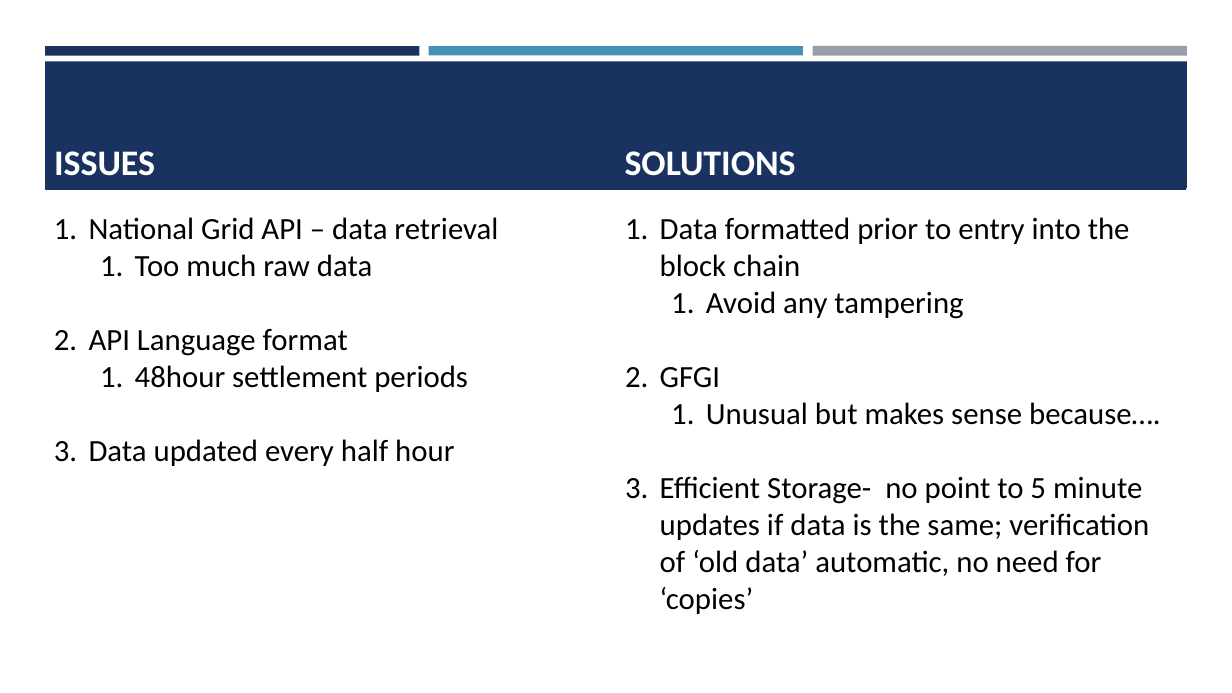
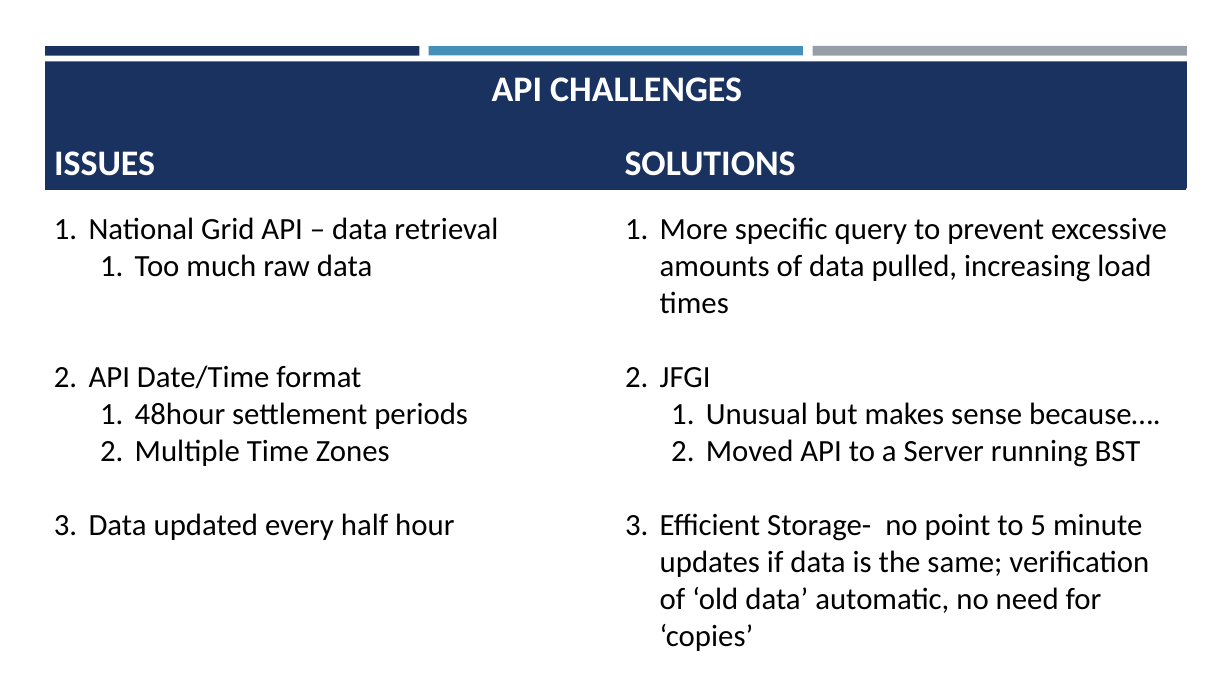
Before and after one commit to RGUChainGang2022/ReactFrontend, a slide deck: slide 14 of Blockchain.pptx. Drawn at 1232x693 pixels with LibreOffice and Linux fonts; fonts in the diff are those of the drawing. Boxes give left, top, right and bottom in pixels: in the first picture for what was removed or moved away, otherwise in the second. Text is boxed around its words. In the diff, an @@ line names an element or a change of style, - is before the commit and + after.

```diff
--- a/Blockchain.pptx
+++ b/Blockchain.pptx
@@ table added at (46,63,1188,116), 1 rows, 1 columns @@
+API CHALLENGES
@@ text at (660,217,1167,388): text changed @@
-1. Data formatted prior to entry into the block chain
-  1. Avoid any tampering
-2. GFGI
+1. More specific query to prevent excessive amounts of data pulled, increasing load times
+2. JFGI
@@ text at (89,365,361,389): text changed @@
-2. API Language format
+2. API Date/Time format
@@ text at (135,439,390,466): paragraph added @@
+  2. Multiple Time Zones
@@ text at (706,439,1141,467): paragraph added @@
+  2. Moved API to a Server running BST
```
Also in this commit, not shown: 3 other slides changed, 2 slides added, 1 slide removed.
